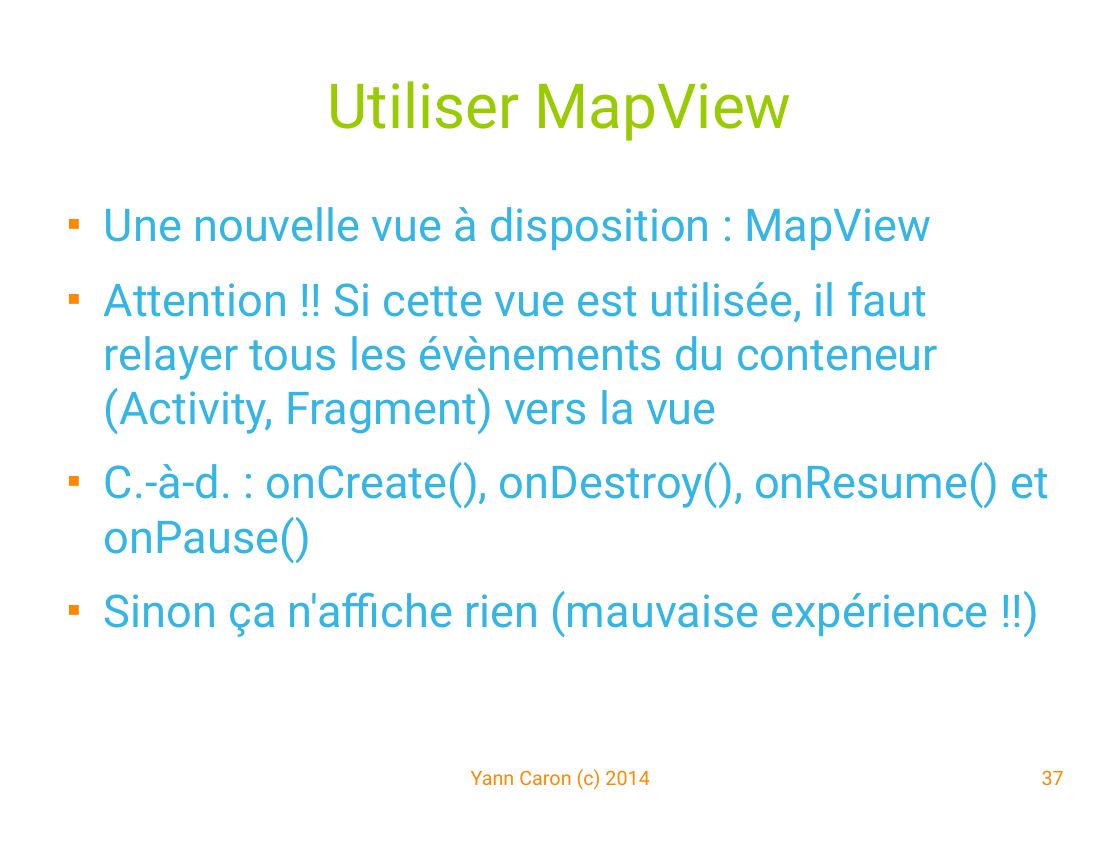
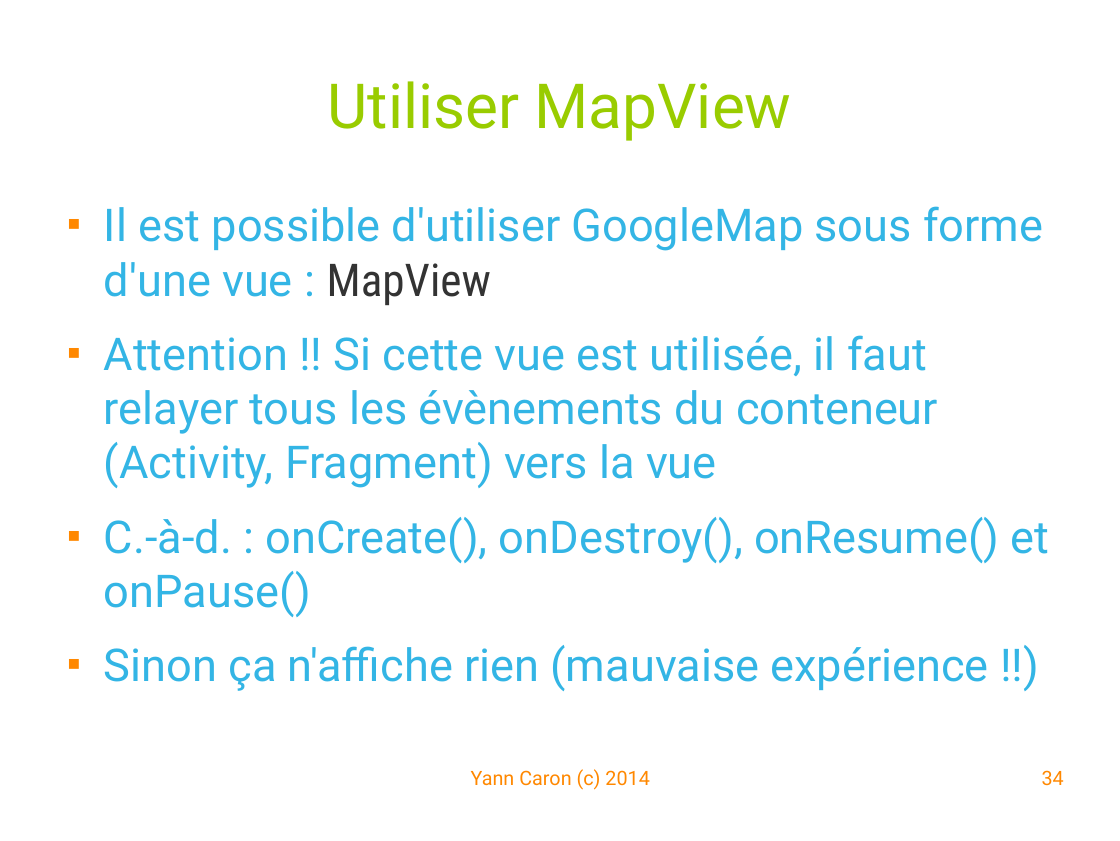
Before and after one commit to YannCaron/Android-ENSG, a slide deck: slide 34 of 05 - Google Map.odp (slide 37 before the commit). Drawn at 1120x841 pixels with LibreOffice and Linux fonts; fonts in the diff are those of the drawing; background and template pictures are left out. Boxes give left, top, right and bottom in pixels: in the first picture for what was removed or moved away, otherwise in the second. Text is boxed around its words. In the diff, an @@ line names an element or a change of style, - is before the commit and + after.

Commit message:
tp googlemap

```diff
--- a/05 - Google Map.odp
+++ b/05 - Google Map.odp
@@ text at box(104, 206, 1043, 305): text changed @@
-■ Une nouvelle vue à disposition : MapView
+■ Il est possible d'utiliser GoogleMap sous forme d'une vue : MapView
@@ page number at box(1042, 770, 1064, 786): text changed @@
-37
+34
```
Also in this commit, not shown: 19 other slides changed, 5 slides added, 8 slides removed, 16 other files.
